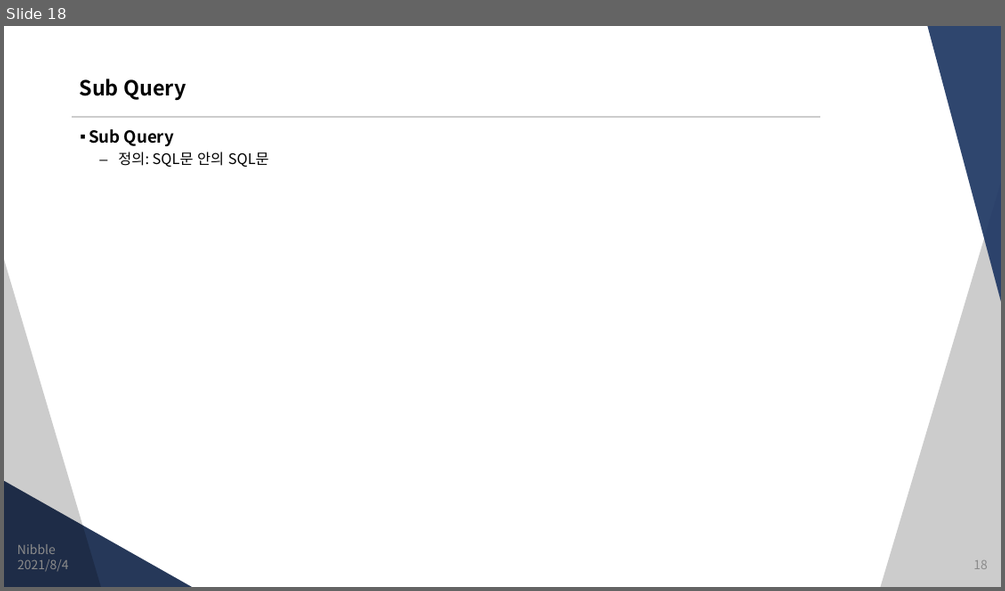
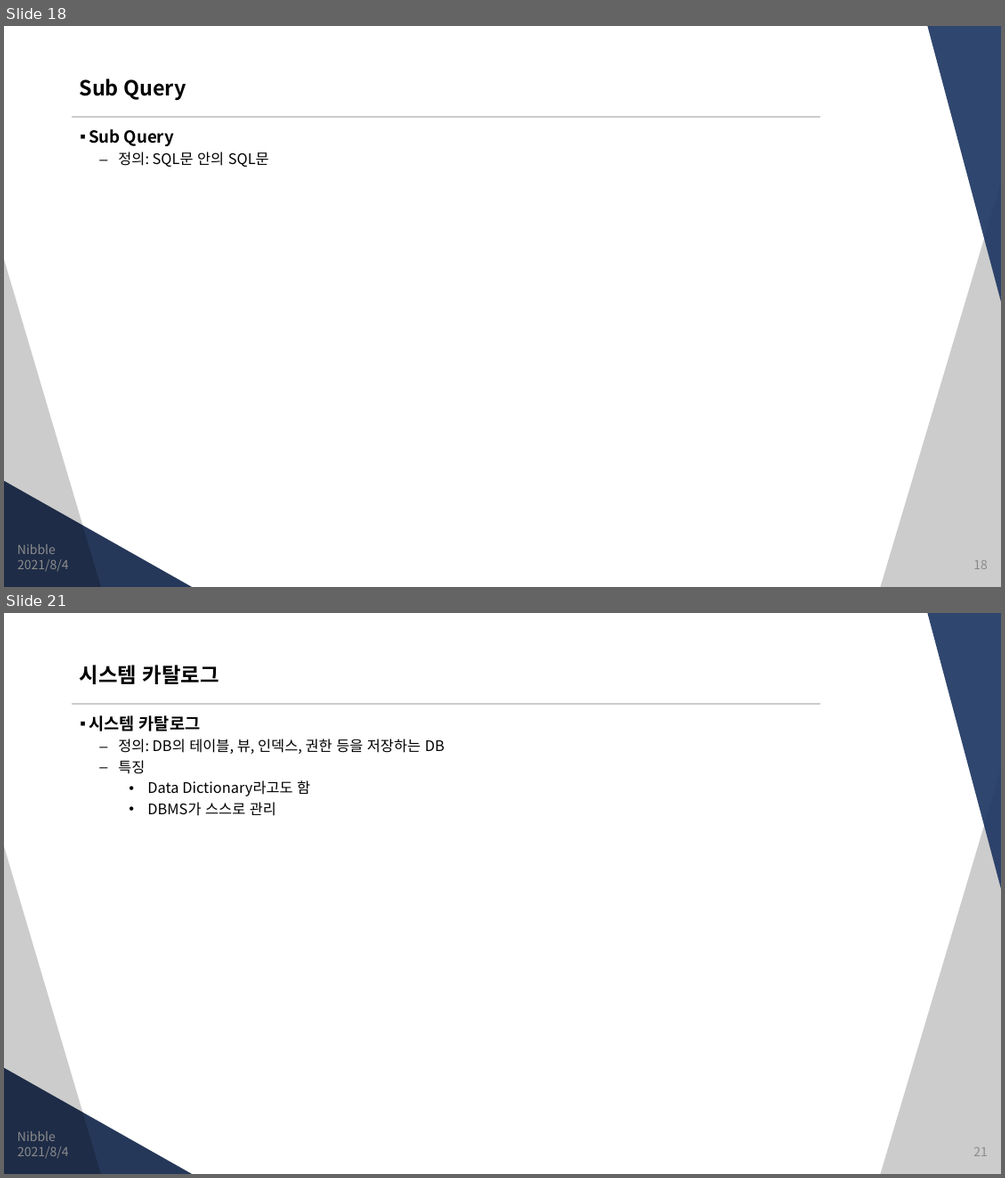
Before and after one commit to JungSangHyeon/2021-TIL, a slide deck: 정보처리기사/3. DB 구축.pptx. Shown one above the other, each under a label of ours: slide 18 before the commit, slides 18 and 21 after it; the slides between them are not shown. The pictures are 1005x591 and 1005x1178 pixels, drawn with LibreOffice and Linux fonts; fonts in the diff are those of the drawing. Boxes give left, top, right and bottom in pixels: in the first picture for what was removed or moved away, otherwise in the second. Text is boxed around its words. In the diff, an @@ line names an element or a change of style, - is before the commit and + after.

```diff
--- a/정보처리기사/3. DB 구축.pptx
+++ b/정보처리기사/3. DB 구축.pptx
@@ slide 21 added at bbox=[4, 613, 1001, 1174], background #FFFFFF; not listed: 5 template elements that a slide beside it also shows @@
@@ title added at bbox=[80, 665, 219, 684], 20 pt, text #000000, bold @@
+시스템 카탈로그
@@ text added at bbox=[89, 715, 445, 816], 14 pt, text #000000 @@
+▪ 시스템 카탈로그
+  – 정의: DB의 테이블, 뷰, 인덱스, 권한 등을 저장하는 DB
+  – 특징
+    • Data Dictionary라고도 함
+    • DBMS가 스스로 관리
@@ text added at bbox=[17, 1131, 56, 1141], 12 pt, text #8C8C8C @@
+Nibble
@@ text added at bbox=[17, 1146, 69, 1159], 12 pt, text #8C8C8C @@
+2021/8/4
@@ page number added at bbox=[973, 1147, 987, 1156], 12 pt, text #8C8C8C @@
+21
```
Also in this commit, not shown: 1 slide changed, 5 other slides added.
